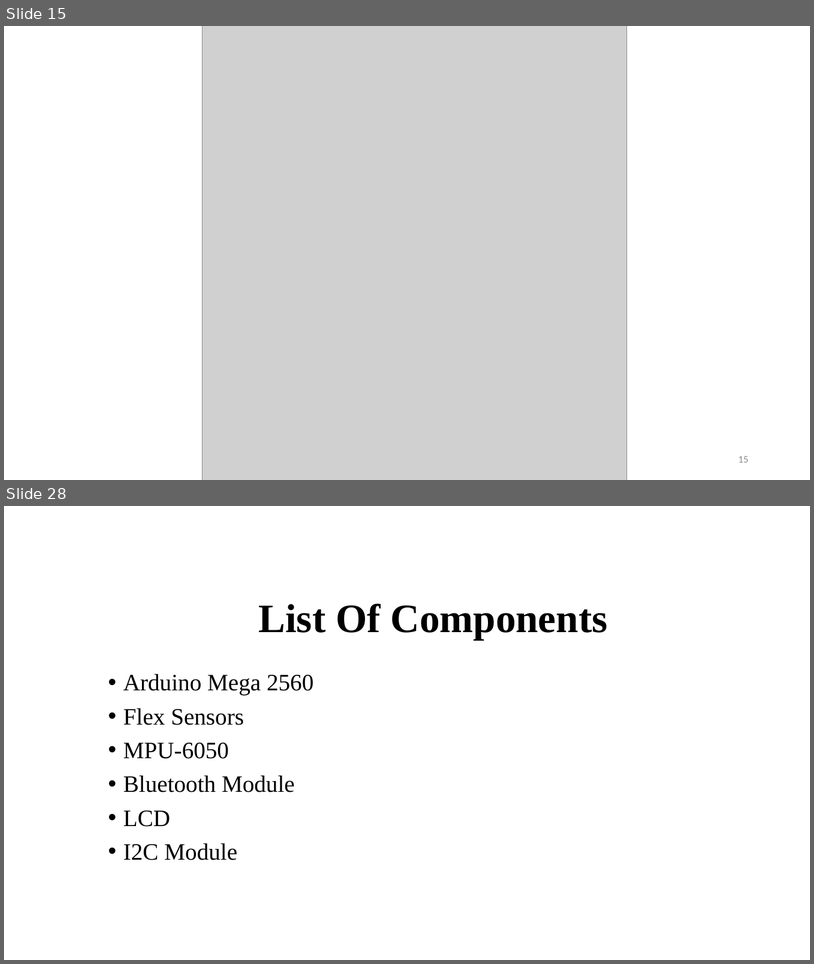
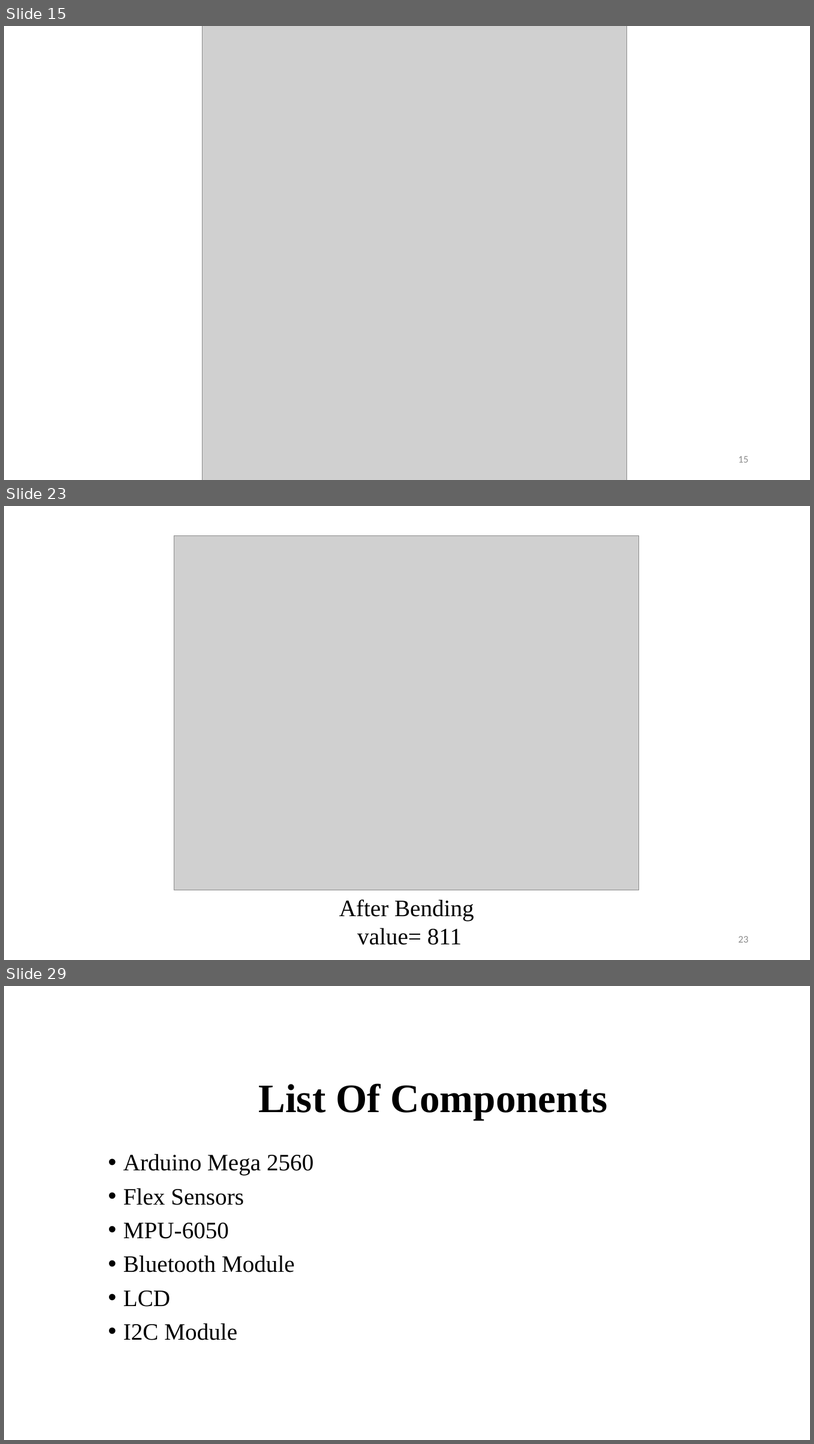
Before and after one commit to BipinGodar/ProjectReport, a slide deck: Smart Gloves using Flex Sensor.pptx. Shown one above the other, each under a label of ours: slides 15 and 28 before the commit, slides 15, 23 and 29 after it; the slides between them are not shown. The pictures are 814x964 and 814x1444 pixels, drawn with LibreOffice and Linux fonts; fonts in the diff are those of the drawing; grey boxes stand for pictures. Boxes give left, top, right and bottom in pixels: in the first picture for what was removed or moved away, otherwise in the second. Text is boxed around its words. In the diff, an @@ line names an element or a change of style, - is before the commit and + after.

```diff
--- a/Smart Gloves using Flex Sensor.pptx
+++ b/Smart Gloves using Flex Sensor.pptx
@@ slide 23 added at box(4, 506, 810, 960), background #FFFFFF @@
@@ picture added at box(174, 535, 640, 890) @@
@@ text added at box(339, 899, 474, 945), 28 pt, text #000000 @@
+After Bending
+value= 811
@@ page number added at box(738, 936, 749, 942), 12 pt, text #8C8C8C @@
+23
@@ what was slide 28 is now slide 29 @@
```
Also in this commit, not shown: 9 slides changed, 3 other slides added, 3 slides removed, 3 other files.
